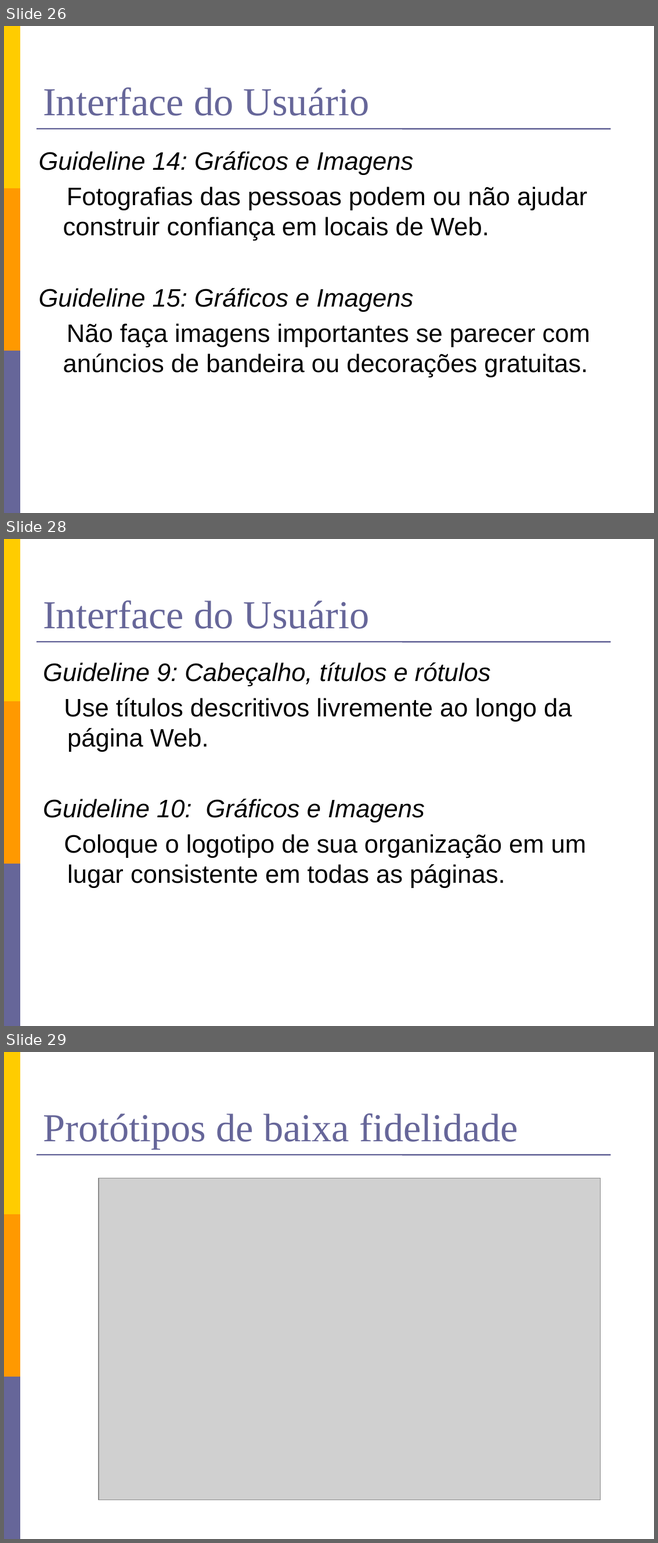
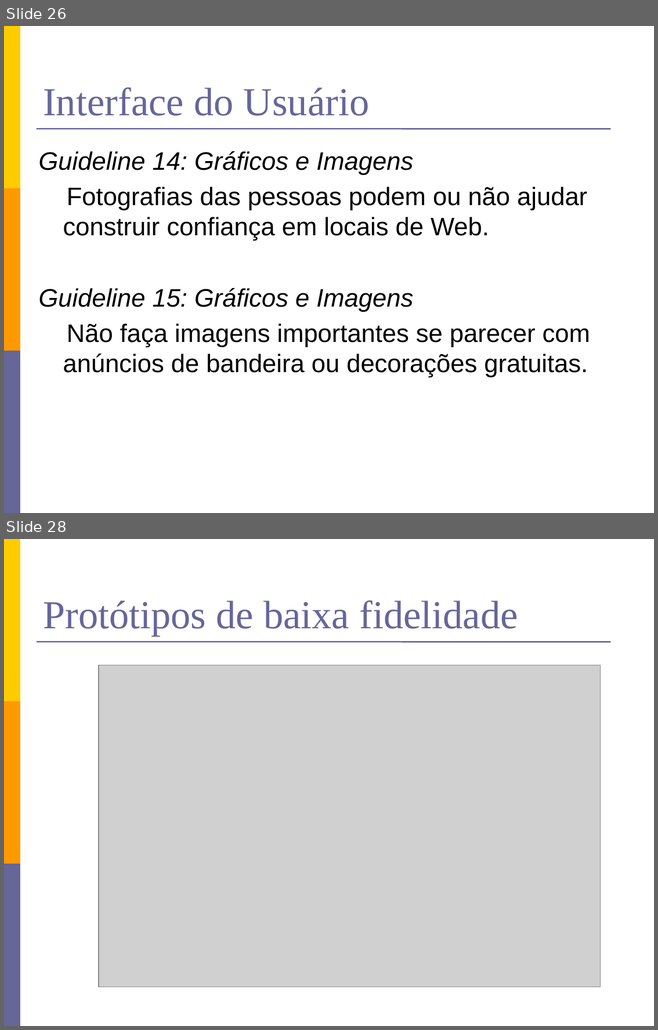
Before and after one commit to lfernandobra/pi5g1s14, a slide deck: documentacao/G5_Apresentacao2sem2014 final.pptx. Shown one above the other, each under a label of ours: slides 26, 28 and 29 before the commit, slides 26 and 28 after it; the slides between them are not shown. The pictures are 658x1543 and 658x1030 pixels, drawn with LibreOffice and Linux fonts; fonts in the diff are those of the drawing; grey boxes stand for pictures. Boxes give left, top, right and bottom in pixels: in the first picture for what was removed or moved away, otherwise in the second. Text is boxed around its words. In the diff, an @@ line names an element or a change of style, - is before the commit and + after.

```diff
--- a/documentacao/G5_Apresentacao2sem2014 final.pptx
+++ b/documentacao/G5_Apresentacao2sem2014 final.pptx
@@ slide 28 removed at (x1=4, y1=539, x2=654, y2=1026), background #FFFFFF; not listed: 4 template elements that a slide beside it also shows @@
@@ title removed at (x1=43, y1=600, x2=369, y2=629) @@
-Interface do Usuário
@@ text removed at (x1=43, y1=663, x2=586, y2=888) @@
-Guideline 9: Cabeçalho, títulos e rótulos
-Use títulos descritivos livremente ao longo da página Web.
-Guideline 10: Gráficos e Imagens
-Coloque o logotipo de sua organização em um lugar consistente em todas as páginas.
@@ what was slide 29 is now slide 28 @@
```
Also in this commit, not shown: 24 slides changed, 3 slides added, 1 other slide removed.
